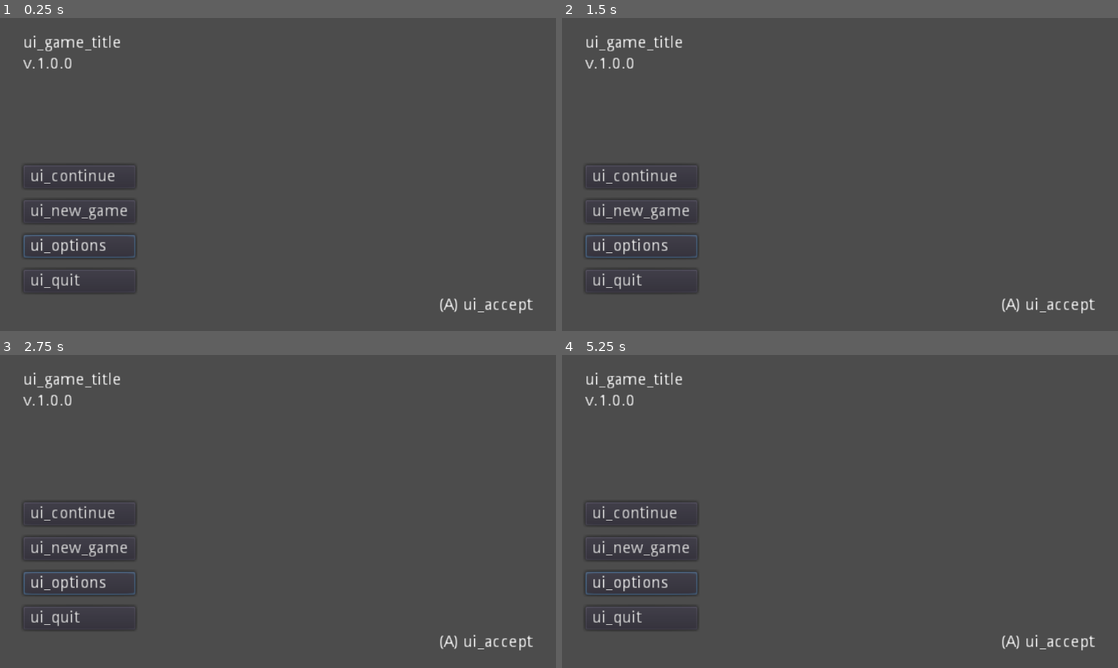
Above: before the commit, frames 1-4 (two rows, left to right).
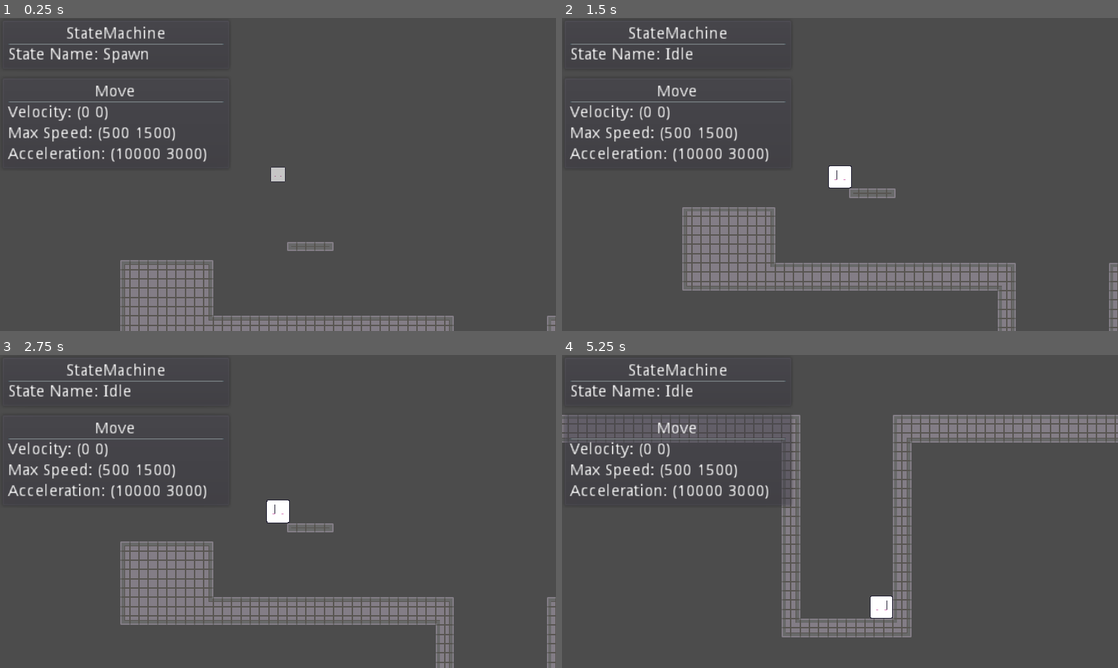
Above: after the commit, the same moments.

Repository: Levrault/Levrault-s-2D-platformer-starter
Game: Godot game, scene res://src/Main/Game.tscn
The game is run twice, just before and just after one commit, with the same random seed, the same clock (stepped at 60 frames per second) and the same inputs. Before the commit the project starts from res://src/UI/MainMenu.tscn.
Inputs (mouse positions are in pixels of both pictures, inside the frame that each line leads up to):
- Up to frame 1 (0.25 s): no input
- Up to frame 2 (1.5 s): click (639, 212) at 0.5 s, where only the run before the commit has a clickable "ui_new_game"; click (639, 212) at 1.25 s, where only the run before the commit has a clickable "ui_new_game"
- Up to frame 3 (2.75 s): click (77, 514) at 2 s, where only the run before the commit has a clickable "ui_continue"
- Up to frame 4 (5.25 s): click (639, 514) at 2.75 s, where only the run before the commit has a clickable "ui_continue"; click (639, 583) at 3.5 s, where only the run before the commit has a clickable "ui_options"; move the mouse to (962, 495) at 4.27 s; hold Shift (sprint) 4.28-5.03 s; hold D (move_right) from 4.28 s (still down); click (962, 495) at 4.42 s; move the mouse to (728, 527) at 5.02 s; tap Shift (sprint) at 5.1 s

The runs differ from the first frame. In frame 1, 8.8% of the frame differs, in the area x 1-100%, y 2-100%; in frame 2, 11%; in frame 3, 11%; in frame 4, 13%, in the area x 0-100%, y 2-95%.

Commit message:
feat(player) migrate from frame based coyote time to timer

Diff:
--- a/project.godot
+++ b/project.godot
@@ -39,7 +39,7 @@
 [application]
 
 config/name="Godot-2D-Platformer-Template"
-run/main_scene="res://src/UI/MainMenu.tscn"
+run/main_scene="res://src/Main/Game.tscn"
 config/icon="res://icon.png"
 
 [autoload]
--- a/src/Autoload/Menu.gd
+++ b/src/Autoload/Menu.gd
@@ -2,6 +2,7 @@
 
 var history := []
 
+
 func navigate_to(to: String, transition: String = "fade") -> void:
 	Events.emit_signal("menu_route_changed", to)
 	Events.emit_signal("transition_started", transition)
--- a/src/Player/Player.tscn
+++ b/src/Player/Player.tscn
@@ -46,5 +46,9 @@
 script = ExtResource( 5 )
 max_jump_count = 0
 
+[node name="CoyoteTime" type="Timer" parent="StateMachine/Move/Air"]
+wait_time = 0.15
+one_shot = true
+
 [node name="Die" type="Node" parent="StateMachine"]
 script = ExtResource( 10 )
--- a/src/Player/States/Air.gd
+++ b/src/Player/States/Air.gd
@@ -1,21 +1,20 @@
 extends State
-
 
 export var acceleration_x := 5000.0
 export var jump_impulse := 900.0
 export var max_jump_count := 1
 
-const MAX_COYOTE_TIME_FRAME := 4
+var _jump_count := 0
 
-var _jump_count := 0
-var _coyote_time_buffer := 0
+onready var _coyote_time: Timer = $CoyoteTime
 
 
 func unhandled_input(event: InputEvent) -> void:
 	if event.is_action_pressed("jump"):
 		if _jump_count < max_jump_count:
 			jump()
-		elif  _coyote_time_buffer > 0:
+		elif _coyote_time.time_left > 0.0:
+			_coyote_time.stop()
 			jump()
 
 	_parent.unhandled_input(event)
@@ -23,12 +22,11 @@
 
 func physics_process(delta: float) -> void:
 	_parent.physics_process(delta)
-	_coyote_time_buffer -= 1
 
 	# Landing
 	if owner.is_on_floor():
-		var target_state: = "Move/Idle" if _parent.get_move_direction().x == 0 else "Move/Run"
-		_state_machine.transition_to(target_state, { contact = true })
+		var target_state := "Move/Idle" if _parent.get_move_direction().x == 0 else "Move/Run"
+		_state_machine.transition_to(target_state, {contact = true})
 
 
 func enter(msg: Dictionary = {}) -> void:
@@ -36,14 +34,13 @@
 
 	_parent.acceleration.x = acceleration_x
 	if "coyote_time" in msg:
-		_coyote_time_buffer = MAX_COYOTE_TIME_FRAME
+		_coyote_time.start()
 	if "impulse" in msg:
 		jump()
 
 
 func exit() -> void:
 	_jump_count = 0
-	_coyote_time_buffer = 0
 	_parent.acceleration = _parent.acceleration_default
 	_parent.exit()
 
@@ -57,11 +54,6 @@
 
 # Returns a new velocity with a vertical impulse applied to it
 func calculate_jump_velocity(impulse: float = 0.0) -> Vector2:
-	return _parent.calculate_velocity(
-		_parent.velocity,
-		_parent.max_speed,
-		Vector2(0.0, impulse),
-		Vector2.ZERO,
-		1.0, # replace delta
-		Vector2.UP
+	return _parent.calculate_velocity(  # replace delta
+		_parent.velocity, _parent.max_speed, Vector2(0.0, impulse), Vector2.ZERO, 1.0, Vector2.UP
 	)
--- a/src/UI/Components/MenuTransition.gd
+++ b/src/UI/Components/MenuTransition.gd
@@ -6,6 +6,7 @@
 func _ready() -> void:
 	$AnimationPlayer.connect("animation_finished", self, "_on_Animation_finished")
 	Events.connect("transition_started", self, "_on_Transition_started")
+
 
 func _on_Transition_started(anim_name: String) -> void:
 	$AnimationPlayer.play(anim_name)
--- a/src/UI/Navigation/NavigationSwitch.gd
+++ b/src/UI/Navigation/NavigationSwitch.gd
@@ -4,6 +4,7 @@
 var last_clicked_button: Button = null
 var buttons := []
 var _is_current_route := false
+
 
 func _ready() -> void:
 	Events.connect("menu_route_changed", self, "_on_Menu_route_changed")
